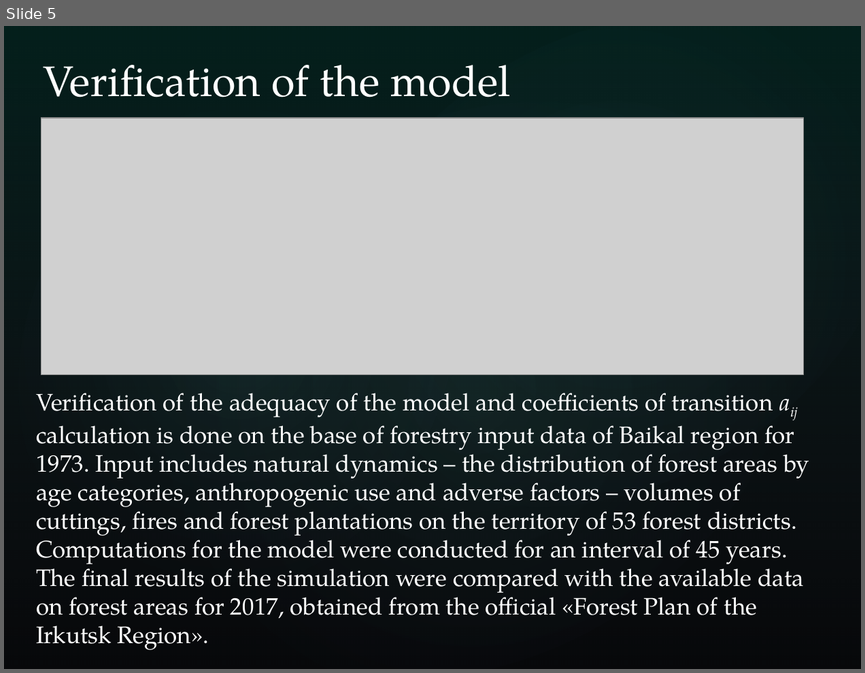
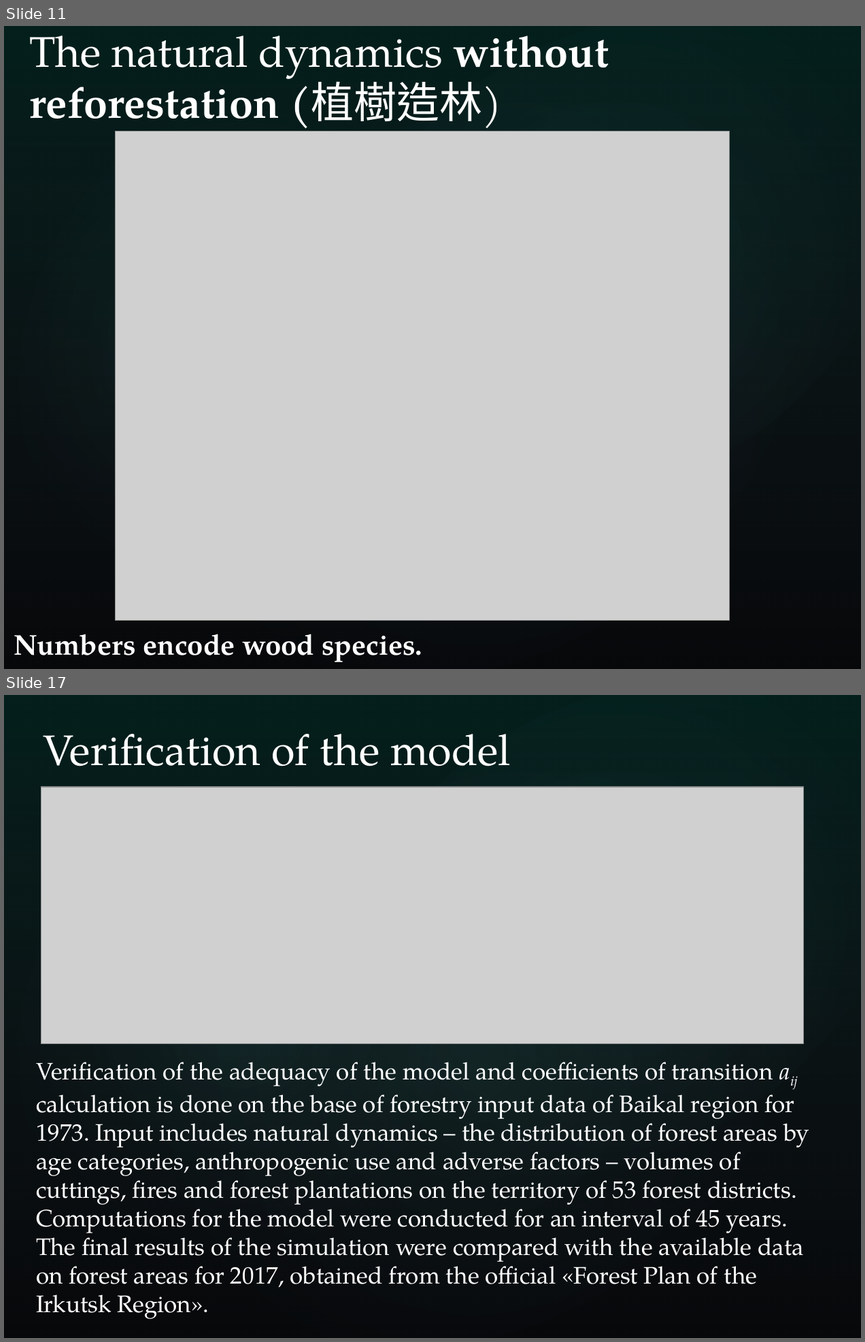
Before and after one commit to eugeneai/pres, a slide deck: china-travel/ready/popova_aiit19.pptx. Shown one above the other, each under a label of ours: slide 5 before the commit, slides 11 and 17 after it; the slides between them are not shown. The pictures are 865x673 and 865x1342 pixels, drawn with LibreOffice and Linux fonts; fonts in the diff are those of the drawing; grey boxes stand for pictures; background and template pictures are left out. Boxes give left, top, right and bottom in pixels: in the first picture for what was removed or moved away, otherwise in the second. Text is boxed around its words. In the diff, an @@ line names an element or a change of style, - is before the commit and + after.

```diff
--- a/china-travel/ready/popova_aiit19.pptx
+++ b/china-travel/ready/popova_aiit19.pptx
@@ slide 11 added at box(4, 26, 861, 669), background picture (left out); not listed: 4 template elements that a slide beside it also shows @@
@@ title added at box(29, 36, 609, 133), 36 pt, text #FFFFFF @@
+The natural dynamics without reforestation (植樹造林)
@@ picture added at box(116, 131, 730, 620) @@
@@ text added at box(14, 633, 422, 662), 24 pt, text #FFFFFF, bold @@
+Numbers encode wood species.
@@ what was slide 5 is now slide 17 @@
```
Also in this commit, not shown: 5 slides changed, 13 other slides added, 1 slide removed, 8 other files.
